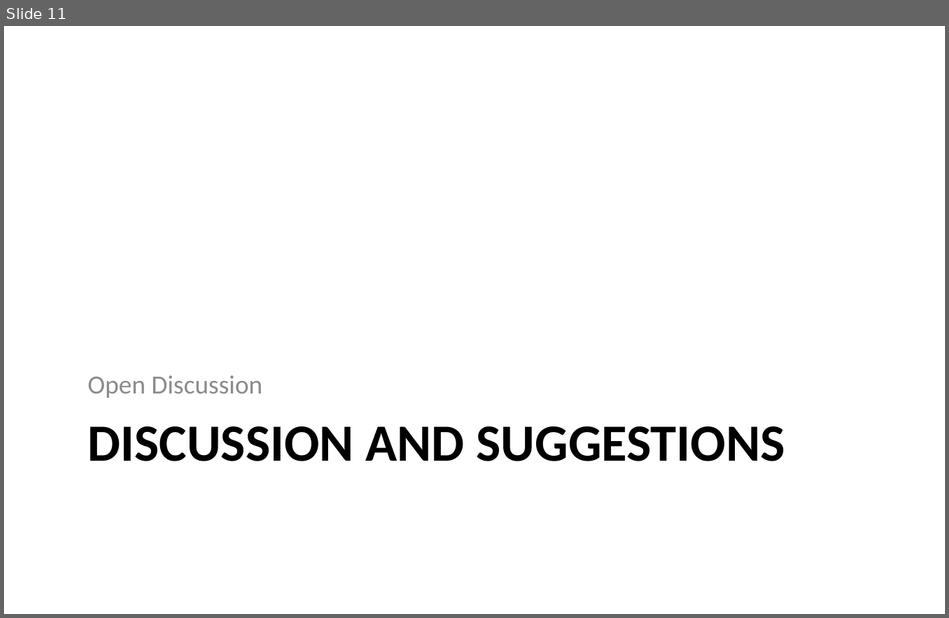
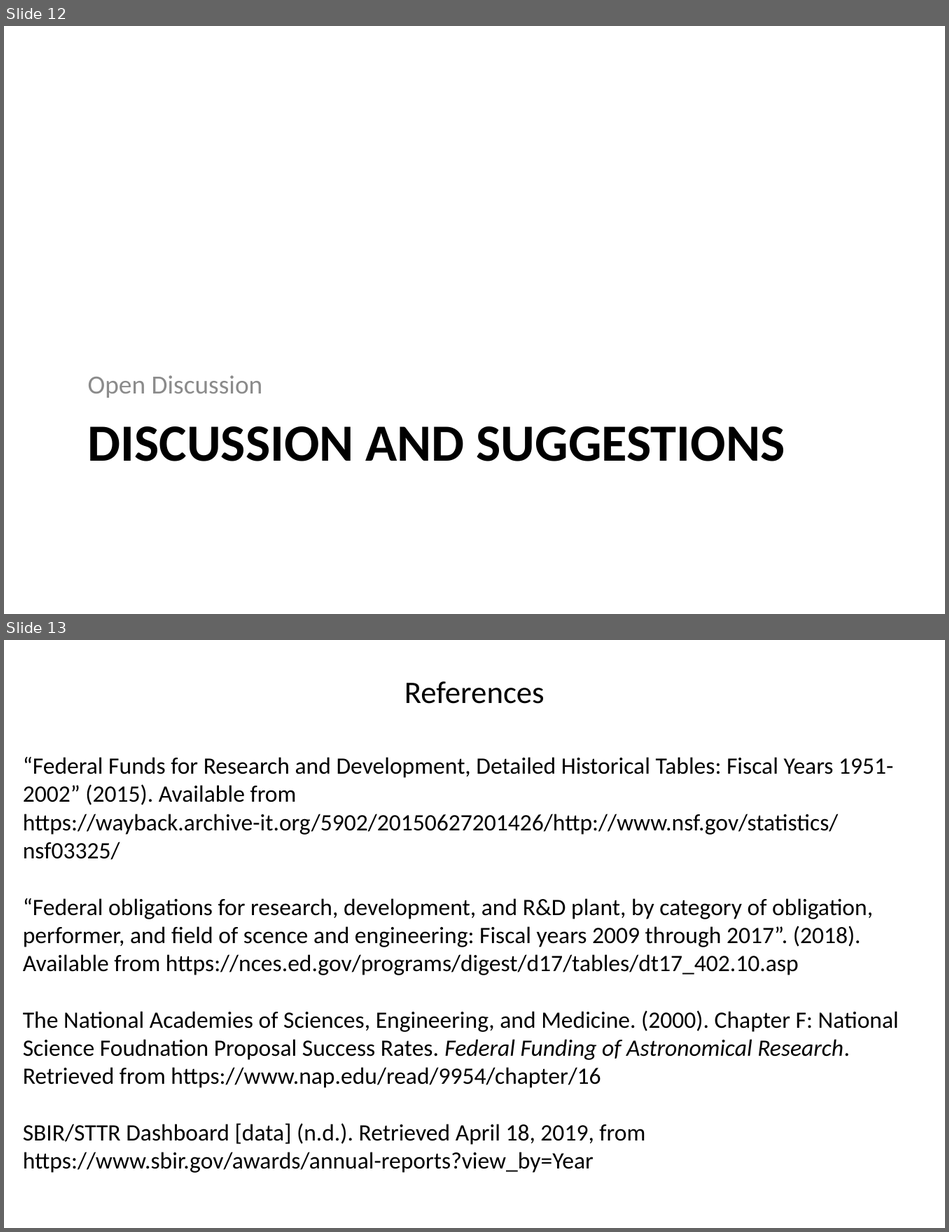
Before and after one commit to SLU-Courses-Townes/POLS6310, a slide deck: FinalProject/Docs/Townes_POLS6310_2019_Spring_FinalProject_Presentation_v00.pptx. Shown one above the other, each under a label of ours: slide 11 before the commit, slides 12 and 13 after it. The pictures are 949x618 and 949x1232 pixels, drawn with LibreOffice and Linux fonts; fonts in the diff are those of the drawing. Boxes give left, top, right and bottom in pixels: in the first picture for what was removed or moved away, otherwise in the second. Text is boxed around its words. In the diff, an @@ line names an element or a change of style, - is before the commit and + after.

```diff
--- a/FinalProject/Docs/Townes_POLS6310_2019_Spring_FinalProject_Presentation_v00.pptx
+++ b/FinalProject/Docs/Townes_POLS6310_2019_Spring_FinalProject_Presentation_v00.pptx
@@ slide 13 added at [4,640,945,1228], background #FFFFFF @@
@@ text added at [404,681,544,704], 24 pt, text #000000 @@
+References
@@ text added at [23,757,899,1173], 18 pt, text #000000 @@
+“Federal Funds for Research and Development, Detailed Historical Tables: Fiscal Years 1951-2002” (2015). Available from https://wayback.archive-it.org/5902/20150627201426/http://www.nsf.gov/statistics/nsf03325/
+“Federal obligations for research, development, and R&D plant, by category of obligation, performer, and field of scence and engineering: Fiscal years 2009 through 2017”. (2018). Available from https://nces.ed.gov/programs/digest/d17/tables/dt17_402.10.asp
+The National Academies of Sciences, Engineering, and Medicine. (2000). Chapter F: National Science Foudnation Proposal Success Rates. Federal Funding of Astronomical Research. Retrieved from https://www.nap.edu/read/9954/chapter/16
+SBIR/STTR Dashboard [data] (n.d.). Retrieved April 18, 2019, from https://www.sbir.gov/awards/annual-reports?view_by=Year
@@ what was slide 11 is now slide 12 @@
```
Also in this commit, not shown: 4 slides changed, 1 other slide added.
